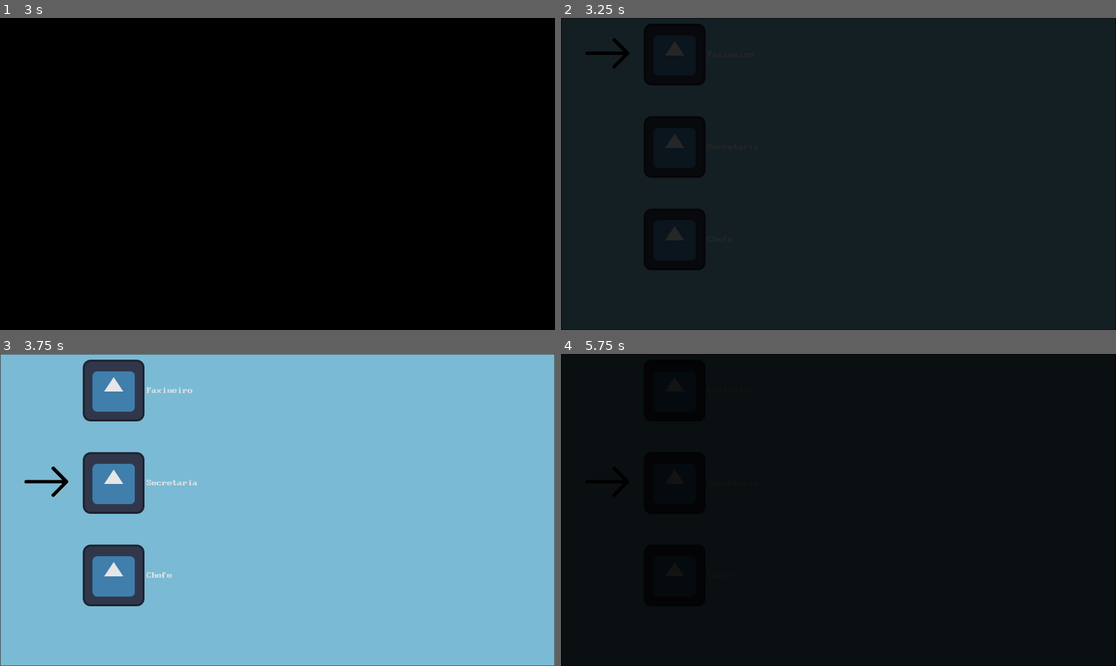
Above: before the commit, frames 1-4 (two rows, left to right).
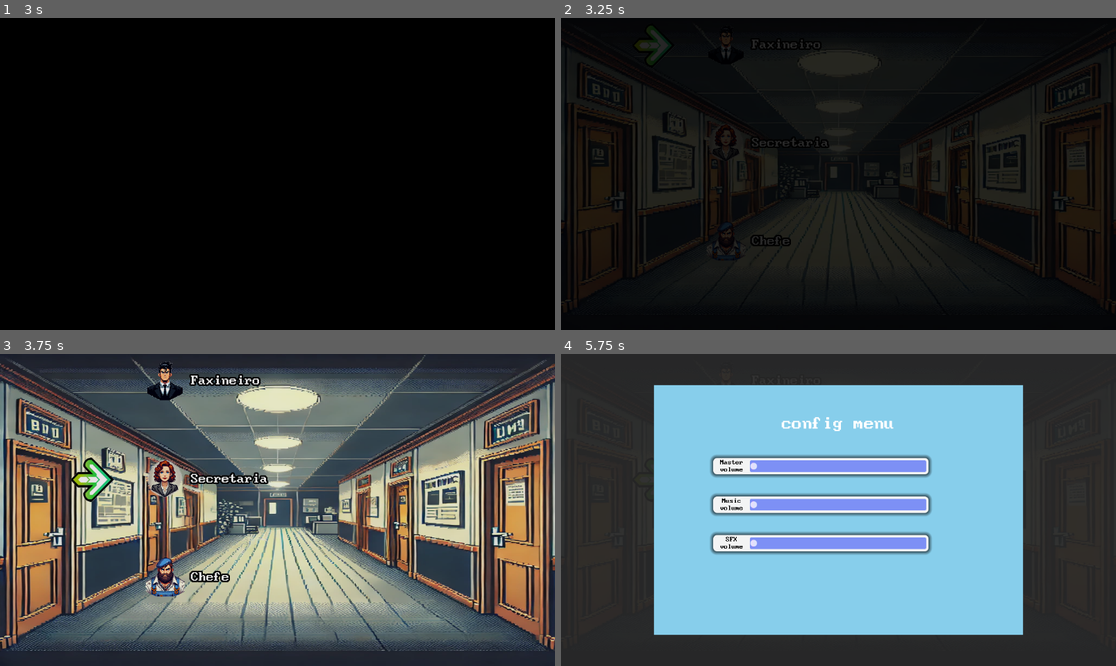
Above: after the commit, the same moments.

Repository: jpedro-doc/OFFICE-REVOLUTION
Game: Godot game, scene res://Scenes/MainMenu/MainMenu.tscn
The game is run twice, just before and just after one commit, with the same random seed, the same clock (stepped at 60 frames per second) and the same inputs. Before the commit the project starts from res://Scenes/MainMenu/menu.tscn. The engine's default icon, where the game draws it, is replaced by a stand-in: a white triangle on a blue panel in a dark square.
Inputs:
- Up to frame 1 (3 s): hold W (up) 0.53-1.28 s; tap Space (Space) at 0.6, 1.35, 2, 2.1, 2.85 s; tap Enter at 1.25 s; hold Down (down) 1.28-2.03 s; hold W (up) from 2.03 s (still down)
- Up to frame 2 (3.25 s): keep holding W (up)
- Up to frame 3 (3.75 s): release W (up) at 3.53 s; hold Down (down) from 3.53 s (still down); tap Space (Space) at 3.6 s
- Up to frame 4 (5.75 s): keep holding Down (down); tap Escape (menu, bound only after the commit) at 4.15 s; tap Space (Space) at 4.35, 5.1 s; tap Enter at 5 s

Frame 1 is identical in both runs. In frame 2, 29% of the frame differs, in the area x 0-100%, y 0-100%; in frame 3, 99%; in frame 4, 100%.

Commit message:
feat:rascunho do menu de config e menu de seleção feito

Diff:
--- a/Globals/Music.tscn
+++ b/Globals/Music.tscn
@@ -4,8 +4,10 @@
 [ext_resource type="Script" uid="uid://q75axsw2sywp" path="res://Globals/music.gd" id="1_sl8yk"]
 
 [node name="Music" type="Node2D"]
+process_mode = 3
 script = ExtResource("1_sl8yk")
 
 [node name="MainMenuMusic" type="AudioStreamPlayer2D" parent="."]
 stream = ExtResource("1_mf6ua")
 autoplay = true
+bus = &"Music"
--- a/Globals/SFX.tscn
+++ b/Globals/SFX.tscn
@@ -7,5 +7,7 @@
 script = ExtResource("1_bx7bu")
 
 [node name="StartSFX" type="AudioStreamPlayer2D" parent="."]
+process_mode = 3
 stream = ExtResource("1_m5n21")
 volume_db = 24.0
+bus = &"SFX"
--- /dev/null
+++ b/Scenes/Audio/AudioComponent.tscn
@@ -0,0 +1,61 @@
+[gd_scene load_steps=5 format=3 uid="uid://2riasjjlf5od"]
+
+[ext_resource type="Script" uid="uid://ds41ov1llk6xj" path="res://Scripts/Audio/h_slider.gd" id="1_3d4md"]
+[ext_resource type="FontFile" uid="uid://ihhihsh5gmhr" path="res://Assets/Fonts/BigBlueTerm437NerdFont-Regular.ttf" id="2_h41og"]
+
+[sub_resource type="StyleBoxFlat" id="StyleBoxFlat_h41og"]
+content_margin_left = 180.0
+content_margin_right = 180.0
+bg_color = Color(0.489573, 0.564344, 0.959153, 1)
+border_width_left = 76
+border_width_top = 5
+border_width_right = 5
+border_width_bottom = 5
+border_color = Color(0.954014, 0.956797, 0.95545, 1)
+corner_radius_top_left = 7
+corner_radius_top_right = 7
+corner_radius_bottom_right = 7
+corner_radius_bottom_left = 7
+expand_margin_left = 80.0
+expand_margin_top = 12.0
+expand_margin_right = 7.0
+expand_margin_bottom = 12.0
+shadow_size = 8
+
+[sub_resource type="StyleBoxFlat" id="StyleBoxFlat_083ha"]
+bg_color = Color(0.663043, 0.477186, 0.987657, 1)
+corner_radius_top_left = 5
+corner_radius_bottom_left = 5
+expand_margin_top = 3.0
+expand_margin_bottom = 3.0
+
+[node name="AudioComponent" type="VBoxContainer"]
+anchors_preset = 15
+anchor_right = 1.0
+anchor_bottom = 1.0
+grow_horizontal = 2
+grow_vertical = 2
+theme_override_constants/separation = 12
+script = ExtResource("1_3d4md")
+bus_name = "Master"
+
+[node name="HSlider" type="HSlider" parent="."]
+layout_mode = 2
+size_flags_horizontal = 4
+theme_override_constants/center_grabber = 1
+theme_override_styles/slider = SubResource("StyleBoxFlat_h41og")
+theme_override_styles/grabber_area = SubResource("StyleBoxFlat_083ha")
+
+[node name="Label" type="Label" parent="HSlider"]
+layout_mode = 0
+offset_left = -75.0
+offset_top = -6.0
+offset_right = -9.0
+offset_bottom = 21.0
+theme_override_colors/font_color = Color(0, 0, 0, 1)
+theme_override_fonts/font = ExtResource("2_h41og")
+theme_override_font_sizes/font_size = 12
+text = "example
+example"
+horizontal_alignment = 1
+autowrap_mode = 2
--- /dev/null
+++ b/Scenes/ConfigMenu/ConfigMenu.tscn
@@ -0,0 +1,73 @@
+[gd_scene load_steps=5 format=3 uid="uid://6rxv4ckeaslc"]
+
+[ext_resource type="Script" uid="uid://hvan4vlp34sh" path="res://Scripts/Audio/menu.gd" id="1_xmp7o"]
+[ext_resource type="Texture2D" uid="uid://bbueryuv7h53d" path="res://Assets/Images/Sky_Blue.png" id="2_xjhav"]
+[ext_resource type="FontFile" uid="uid://ihhihsh5gmhr" path="res://Assets/Fonts/BigBlueTerm437NerdFont-Regular.ttf" id="3_eagcm"]
+[ext_resource type="PackedScene" uid="uid://2riasjjlf5od" path="res://Scenes/Audio/AudioComponent.tscn" id="4_pfc7n"]
+
+[node name="Menu" type="Control"]
+process_mode = 3
+visible = false
+top_level = true
+z_index = 2
+layout_mode = 3
+anchors_preset = 15
+anchor_right = 1.0
+anchor_bottom = 1.0
+grow_horizontal = 2
+grow_vertical = 2
+script = ExtResource("1_xmp7o")
+
+[node name="ColorRect" type="ColorRect" parent="."]
+modulate = Color(0.454902, 0.454902, 0.454902, 0.321569)
+show_behind_parent = true
+layout_mode = 1
+anchors_preset = 15
+anchor_right = 1.0
+anchor_bottom = 1.0
+grow_horizontal = 2
+grow_vertical = 2
+
+[node name="MarginContainer" type="MarginContainer" parent="."]
+layout_mode = 1
+anchors_preset = 15
+anchor_right = 1.0
+anchor_bottom = 1.0
+grow_horizontal = 2
+grow_vertical = 2
+theme_override_constants/margin_left = 192
+theme_override_constants/margin_top = 64
+theme_override_constants/margin_right = 192
+theme_override_constants/margin_bottom = 64
+
+[node name="TextureRect" type="TextureRect" parent="MarginContainer"]
+show_behind_parent = true
+layout_mode = 2
+size_flags_vertical = 3
+texture = ExtResource("2_xjhav")
+expand_mode = 1
+
+[node name="VBoxContainer" type="VBoxContainer" parent="MarginContainer"]
+layout_mode = 2
+theme_override_constants/separation = 64
+
+[node name="Separator" type="Control" parent="MarginContainer/VBoxContainer"]
+layout_mode = 2
+
+[node name="Label" type="Label" parent="MarginContainer/VBoxContainer"]
+layout_mode = 2
+theme_override_fonts/font = ExtResource("3_eagcm")
+theme_override_font_sizes/font_size = 32
+text = "config menu"
+horizontal_alignment = 1
+
+[node name="AuidoComponent" parent="MarginContainer/VBoxContainer" instance=ExtResource("4_pfc7n")]
+layout_mode = 2
+
+[node name="AuidoComponent2" parent="MarginContainer/VBoxContainer" instance=ExtResource("4_pfc7n")]
+layout_mode = 2
+bus_name = "Music"
+
+[node name="AuidoComponent3" parent="MarginContainer/VBoxContainer" instance=ExtResource("4_pfc7n")]
+layout_mode = 2
+bus_name = "SFX"
--- a/Scenes/Game/game.tscn
+++ b/Scenes/Game/game.tscn
@@ -1,9 +1,20 @@
-[gd_scene load_steps=2 format=3 uid="uid://2o4naec7ilhi"]
+[gd_scene load_steps=3 format=3 uid="uid://2o4naec7ilhi"]
 
 [ext_resource type="Texture2D" uid="uid://d3a7e83ckxu3h" path="res://Assets/Images/Imagem do WhatsApp de 2025-03-14 à(s) 11.27.01_0d5adc0c.jpg" id="1_mv0hc"]
+[ext_resource type="Script" uid="uid://c5vxytoklem0h" path="res://Scripts/Transition/transition.gd" id="2_qxfds"]
 
 [node name="Game" type="Node2D"]
 
 [node name="Background" type="Sprite2D" parent="."]
 position = Vector2(640, 364)
 texture = ExtResource("1_mv0hc")
+
+[node name="Transition" type="ColorRect" parent="."]
+anchors_preset = 15
+anchor_right = 1.0
+anchor_bottom = 1.0
+grow_horizontal = 2
+grow_vertical = 2
+color = Color(0, 0, 0, 1)
+script = ExtResource("2_qxfds")
+metadata/_custom_type_script = "uid://c5vxytoklem0h"
--- /dev/null
+++ b/Scenes/MainMenu/MainMenu.tscn
@@ -0,0 +1,91 @@
+[gd_scene load_steps=7 format=3 uid="uid://43yj2w3w6co"]
+
+[ext_resource type="Script" uid="uid://dh8d1qqcq7w2g" path="res://Scripts/MainMenu/menu.gd" id="1_ua038"]
+[ext_resource type="PackedScene" uid="uid://6rxv4ckeaslc" path="res://Scenes/ConfigMenu/ConfigMenu.tscn" id="2_8qovt"]
+[ext_resource type="PackedScene" uid="uid://d04e8jj2qekl6" path="res://Scenes/transition.tscn" id="2_vapy7"]
+[ext_resource type="Texture2D" uid="uid://d3a7e83ckxu3h" path="res://Assets/Images/Imagem do WhatsApp de 2025-03-14 à(s) 11.27.01_0d5adc0c.jpg" id="3_8qovt"]
+[ext_resource type="FontFile" uid="uid://ihhihsh5gmhr" path="res://Assets/Fonts/BigBlueTerm437NerdFont-Regular.ttf" id="4_0hjx5"]
+[ext_resource type="Script" uid="uid://brlpag8tjbjmi" path="res://Scripts/MainMenu/press_space.gd" id="5_fv0xt"]
+
+[node name="MainMenu" type="Control"]
+layout_mode = 3
+anchors_preset = 15
+anchor_right = 1.0
+anchor_bottom = 1.0
+grow_horizontal = 2
+grow_vertical = 2
+script = ExtResource("1_ua038")
+
+[node name="BlackBackground" parent="." instance=ExtResource("2_vapy7")]
+layout_mode = 1
+
+[node name="TextureRect" type="TextureRect" parent="."]
+layout_mode = 1
+anchors_preset = 15
+anchor_right = 1.0
+anchor_bottom = 1.0
+grow_horizontal = 2
+grow_vertical = 2
+texture = ExtResource("3_8qovt")
+expand_mode = 1
+
+[node name="MarginContainer" type="MarginContainer" parent="."]
+layout_mode = 1
+anchors_preset = 15
+anchor_right = 1.0
+anchor_bottom = 1.0
+grow_horizontal = 2
+grow_vertical = 2
+theme_override_constants/margin_left = 12
+theme_override_constants/margin_top = 12
+theme_override_constants/margin_right = 12
+theme_override_constants/margin_bottom = 12
+
+[node name="VBoxContainer" type="VBoxContainer" parent="MarginContainer"]
+layout_mode = 2
+theme_override_constants/separation = 24
+
+[node name="Separator" type="Control" parent="MarginContainer/VBoxContainer"]
+layout_mode = 2
+
+[node name="Label" type="Label" parent="MarginContainer/VBoxContainer"]
+layout_mode = 2
+theme_override_fonts/font = ExtResource("4_0hjx5")
+theme_override_font_sizes/font_size = 32
+text = "OFFICE OFFICE REVOLUTION"
+horizontal_alignment = 1
+
+[node name="HBoxContainer" type="HBoxContainer" parent="MarginContainer"]
+layout_mode = 2
+alignment = 1
+
+[node name="VBoxContainer" type="VBoxContainer" parent="MarginContainer/HBoxContainer"]
+layout_mode = 2
+theme_override_constants/separation = 60
+alignment = 1
+
+[node name="Separator2" type="Control" parent="MarginContainer/HBoxContainer/VBoxContainer"]
+layout_mode = 2
+
+[node name="Separator" type="Control" parent="MarginContainer/HBoxContainer/VBoxContainer"]
+layout_mode = 2
+
+[node name="PressSpace" type="Label" parent="MarginContainer/HBoxContainer/VBoxContainer"]
+layout_mode = 2
+theme_override_fonts/font = ExtResource("4_0hjx5")
+theme_override_font_sizes/font_size = 32
+text = "PRESS SPACE TO BOOGIE"
+horizontal_alignment = 1
+script = ExtResource("5_fv0xt")
+
+[node name="dissapearTimer" type="Timer" parent="MarginContainer/HBoxContainer/VBoxContainer/PressSpace"]
+wait_time = 0.3
+one_shot = true
+autostart = true
+
+[node name="appearTimer" type="Timer" parent="MarginContainer/HBoxContainer/VBoxContainer/PressSpace"]
+wait_time = 0.3
+one_shot = true
+
+[node name="Menu" parent="." instance=ExtResource("2_8qovt")]
+layout_mode = 1
--- a/Scenes/MainMenu/menu.tscn
+++ /dev/null
@@ -1,88 +0,0 @@
-[gd_scene load_steps=6 format=3 uid="uid://43yj2w3w6co"]
-
-[ext_resource type="Script" uid="uid://dh8d1qqcq7w2g" path="res://Scripts/MainMenu/menu.gd" id="1_di8po"]
-[ext_resource type="Texture2D" uid="uid://d3a7e83ckxu3h" path="res://Assets/Images/Imagem do WhatsApp de 2025-03-14 à(s) 11.27.01_0d5adc0c.jpg" id="2_owbyt"]
-[ext_resource type="FontFile" uid="uid://ihhihsh5gmhr" path="res://Assets/Fonts/BigBlueTerm437NerdFont-Regular.ttf" id="3_mrnsd"]
-[ext_resource type="Script" uid="uid://brlpag8tjbjmi" path="res://Scripts/MainMenu/press_space.gd" id="4_7ul4p"]
-[ext_resource type="PackedScene" uid="uid://d04e8jj2qekl6" path="res://Scenes/transition.tscn" id="5_7ul4p"]
-
-[node name="MainMenu" type="Control"]
-layout_mode = 3
-anchors_preset = 15
-anchor_right = 1.0
-anchor_bottom = 1.0
-grow_horizontal = 2
-grow_vertical = 2
-script = ExtResource("1_di8po")
-
-[node name="BlackBackground" parent="." instance=ExtResource("5_7ul4p")]
-modulate = Color(1, 1, 1, 0)
-layout_mode = 1
-
-[node name="TextureRect" type="TextureRect" parent="."]
-layout_mode = 1
-anchors_preset = 15
-anchor_right = 1.0
-anchor_bottom = 1.0
-grow_horizontal = 2
-grow_vertical = 2
-texture = ExtResource("2_owbyt")
-expand_mode = 1
-
-[node name="MarginContainer" type="MarginContainer" parent="."]
-layout_mode = 1
-anchors_preset = 15
-anchor_right = 1.0
-anchor_bottom = 1.0
-grow_horizontal = 2
-grow_vertical = 2
-theme_override_constants/margin_left = 12
-theme_override_constants/margin_top = 12
-theme_override_constants/margin_right = 12
-theme_override_constants/margin_bottom = 12
-
-[node name="VBoxContainer" type="VBoxContainer" parent="MarginContainer"]
-layout_mode = 2
-theme_override_constants/separation = 24
-
-[node name="Separator" type="Control" parent="MarginContainer/VBoxContainer"]
-layout_mode = 2
-
-[node name="Label" type="Label" parent="MarginContainer/VBoxContainer"]
-layout_mode = 2
-theme_override_fonts/font = ExtResource("3_mrnsd")
-theme_override_font_sizes/font_size = 32
-text = "OFFICE OFFICE REVOLUTION"
-horizontal_alignment = 1
-
-[node name="HBoxContainer" type="HBoxContainer" parent="MarginContainer"]
-layout_mode = 2
-alignment = 1
-
-[node name="VBoxContainer" type="VBoxContainer" parent="MarginContainer/HBoxContainer"]
-layout_mode = 2
-theme_override_constants/separation = 60
-alignment = 1
-
-[node name="Separator2" type="Control" parent="MarginContainer/HBoxContainer/VBoxContainer"]
-layout_mode = 2
-
-[node name="Separator" type="Control" parent="MarginContainer/HBoxContainer/VBoxContainer"]
-layout_mode = 2
-
-[node name="PressSpace" type="Label" parent="MarginContainer/HBoxContainer/VBoxContainer"]
-layout_mode = 2
-theme_override_fonts/font = ExtResource("3_mrnsd")
-theme_override_font_sizes/font_size = 32
-text = "PRESS SPACE TO BOOGIE"
-horizontal_alignment = 1
-script = ExtResource("4_7ul4p")
-
-[node name="dissapearTimer" type="Timer" parent="MarginContainer/HBoxContainer/VBoxContainer/PressSpace"]
-wait_time = 0.3
-one_shot = true
-autostart = true
-
-[node name="appearTimer" type="Timer" parent="MarginContainer/HBoxContainer/VBoxContainer/PressSpace"]
-wait_time = 0.3
-one_shot = true
--- a/Scenes/SelectMenu/arrow_select.tscn
+++ b/Scenes/SelectMenu/arrow_select.tscn
@@ -1,11 +1,11 @@
 [gd_scene load_steps=3 format=3 uid="uid://dg2fyibk8a50o"]
 
-[ext_resource type="Texture2D" uid="uid://b7ipiie1r112j" path="res://Assets/Images/download (1).png" id="1_bx0or"]
 [ext_resource type="Script" uid="uid://duf260pjrlpa7" path="res://Scripts/SelectMenu/arrow_select.gd" id="1_pksx0"]
+[ext_resource type="Texture2D" uid="uid://b6xl32mjfkrqn" path="res://Assets/Images/selection_arrow.png" id="2_pksx0"]
 
 [node name="Arrow" type="Node2D"]
 script = ExtResource("1_pksx0")
 
 [node name="TextureRect" type="Sprite2D" parent="."]
-scale = Vector2(0.542222, 0.551111)
-texture = ExtResource("1_bx0or")
+scale = Vector2(0.4, 0.406)
+texture = ExtResource("2_pksx0")
--- a/Scenes/SelectMenu/level_select.tscn
+++ b/Scenes/SelectMenu/level_select.tscn
@@ -13,18 +13,18 @@
 grow_vertical = 2
 script = ExtResource("1_x2teg")
 
-[node name="HBoxContainer" type="HBoxContainer" parent="."]
-layout_mode = 0
-offset_right = 40.0
-offset_bottom = 40.0
-
-[node name="TextureRect" type="TextureRect" parent="HBoxContainer"]
-layout_mode = 2
+[node name="Sprite2D" type="Sprite2D" parent="."]
+position = Vector2(42, 42)
+scale = Vector2(0.0810547, 0.0830078)
 texture = ExtResource("1_ko5ld")
 
-[node name="Label" type="Label" parent="HBoxContainer"]
-layout_mode = 2
+[node name="Label" type="Label" parent="."]
+layout_mode = 0
+offset_left = 96.0
+offset_top = 31.0
+offset_right = 154.0
+offset_bottom = 54.0
+theme_override_constants/outline_size = 12
 theme_override_fonts/font = ExtResource("2_elam0")
-text = "Inimigo"
-
-[node name="Sprite2D" type="Sprite2D" parent="HBoxContainer"]
+theme_override_font_sizes/font_size = 24
+text = "enemie"
--- a/Scenes/SelectMenu/select_menu.tscn
+++ b/Scenes/SelectMenu/select_menu.tscn
@@ -1,10 +1,10 @@
 [gd_scene load_steps=6 format=3 uid="uid://bhjibl7majopc"]
 
-[ext_resource type="Script" uid="uid://bxhca2m7wplyj" path="res://Scripts/SelectMenu/select_menu.gd" id="1_2ygeb"]
-[ext_resource type="Texture2D" uid="uid://bbueryuv7h53d" path="res://Assets/Images/Sky_Blue.png" id="1_rjovs"]
+[ext_resource type="Texture2D" uid="uid://d2o41blt2qpip" path="res://Assets/Images/Fundo.webp" id="2_76ppw"]
 [ext_resource type="PackedScene" uid="uid://bb4vdg3rw7wir" path="res://Scenes/SelectMenu/level_select.tscn" id="2_g86n7"]
 [ext_resource type="PackedScene" uid="uid://dg2fyibk8a50o" path="res://Scenes/SelectMenu/arrow_select.tscn" id="2_occwr"]
 [ext_resource type="PackedScene" uid="uid://d04e8jj2qekl6" path="res://Scenes/transition.tscn" id="4_y1mqp"]
+[ext_resource type="PackedScene" uid="uid://6rxv4ckeaslc" path="res://Scenes/ConfigMenu/ConfigMenu.tscn" id="6_76ppw"]
 
 [node name="SelectMenu" type="Control"]
 layout_mode = 3
@@ -13,10 +13,6 @@
 anchor_bottom = 1.0
 grow_horizontal = 2
 grow_vertical = 2
-script = ExtResource("1_2ygeb")
-
-[node name="BlackBackground" parent="." instance=ExtResource("4_y1mqp")]
-layout_mode = 1
 
 [node name="TextureRect" type="TextureRect" parent="."]
 layout_mode = 1
@@ -25,7 +21,7 @@
 anchor_bottom = 1.0
 grow_horizontal = 2
 grow_vertical = 2
-texture = ExtResource("1_rjovs")
+texture = ExtResource("2_76ppw")
 expand_mode = 1
 
 [node name="MarginContainer" type="MarginContainer" parent="."]
@@ -42,36 +38,49 @@
 
 [node name="HBoxContainer" type="HBoxContainer" parent="MarginContainer"]
 layout_mode = 2
-theme_override_constants/separation = 80
+theme_override_constants/separation = 96
+
+[node name="separator1" type="Control" parent="MarginContainer/HBoxContainer"]
+layout_mode = 2
 
 [node name="VBoxContainer2" type="VBoxContainer" parent="MarginContainer/HBoxContainer"]
 layout_mode = 2
 theme_override_constants/separation = 192
 
 [node name="Arrow" parent="MarginContainer/HBoxContainer/VBoxContainer2" instance=ExtResource("2_occwr")]
-position = Vector2(84, 61)
+position = Vector2(84, 45)
 
-[node name="separator" type="Control" parent="MarginContainer/HBoxContainer"]
+[node name="separator4" type="Control" parent="MarginContainer/HBoxContainer"]
 layout_mode = 2
 
 [node name="EnemysContainer" type="VBoxContainer" parent="MarginContainer/HBoxContainer"]
 layout_mode = 2
-theme_override_constants/separation = 192
+theme_override_constants/separation = 204
 
 [node name="LevelSelect" parent="MarginContainer/HBoxContainer/EnemysContainer" instance=ExtResource("2_g86n7")]
 layout_mode = 2
 enemy_name = "Faxineiro"
 enemy_scene = "res://Scenes/Game/game.tscn"
+enemy_sprite = "res://Assets/Images/Enemies/Chefe.png"
 
 [node name="LevelSelect2" parent="MarginContainer/HBoxContainer/EnemysContainer" instance=ExtResource("2_g86n7")]
 layout_mode = 2
 enemy_name = "Secretaria"
 enemy_scene = "res://Scenes/Game/game.tscn"
+enemy_sprite = "res://Assets/Images/Enemies/Secretaria.png"
 
 [node name="LevelSelect3" parent="MarginContainer/HBoxContainer/EnemysContainer" instance=ExtResource("2_g86n7")]
 layout_mode = 2
 enemy_name = "Chefe"
 enemy_scene = "res://Scenes/Game/game.tscn"
+enemy_sprite = "res://Assets/Images/Enemies/Zelador.png"
 
 [node name="separator2" type="Control" parent="MarginContainer/HBoxContainer"]
 layout_mode = 2
+
+[node name="Menu" parent="." instance=ExtResource("6_76ppw")]
+layout_mode = 1
+
+[node name="BlackBackground" parent="." instance=ExtResource("4_y1mqp")]
+modulate = Color(0, 0, 0, 0)
+layout_mode = 1
--- a/Scenes/transition.tscn
+++ b/Scenes/transition.tscn
@@ -3,6 +3,8 @@
 [ext_resource type="Script" uid="uid://c5vxytoklem0h" path="res://Scripts/Transition/transition.gd" id="1_jnsx0"]
 
 [node name="BlackBackground" type="ColorRect"]
+process_mode = 3
+modulate = Color(1, 1, 1, 0)
 top_level = true
 anchors_preset = 15
 anchor_right = 1.0
--- /dev/null
+++ b/Scripts/Audio/h_slider.gd
@@ -0,0 +1,22 @@
+extends VBoxContainer
+
+
+@export var bus_name: String
+@onready var h_slider: HSlider = $HSlider
+
+var bus_index: int
+
+func _ready() -> void:
+	bus_index = AudioServer.get_bus_index(bus_name)
+	$HSlider.value_changed.connect(_on_value_changed)
+
+	h_slider.value = db_to_linear(
+		AudioServer.get_bus_volume_db(bus_index)
+	)
+	$HSlider/Label.text = bus_name + " volume"
+
+func _on_value_changed(value: float) -> void:
+	AudioServer.set_bus_volume_db(
+		bus_index,
+		linear_to_db(value)
+	)
--- /dev/null
+++ b/Scripts/Audio/menu.gd
@@ -0,0 +1,6 @@
+extends Control
+
+func _process(delta: float) -> void:
+	if Input.is_action_just_pressed("menu"):
+		get_tree().paused = not get_tree().paused
+		visible = not visible
--- a/Scripts/MainMenu/menu.gd
+++ b/Scripts/MainMenu/menu.gd
@@ -1,5 +1,6 @@
 extends Control
 @onready var black_background: ColorRect = $BlackBackground
+
 
 var press_space: Node = null
 var value: float = 0.0
--- a/Scripts/SelectMenu/arrow_select.gd
+++ b/Scripts/SelectMenu/arrow_select.gd
@@ -8,6 +8,8 @@
 
 @onready var enemys_container: VBoxContainer = $"../../EnemysContainer"
 @onready var black_background: ColorRect = $"../../../../BlackBackground"
+
+
 
 
 
@@ -29,5 +31,7 @@
 		global_position.y -= move_distance
 
 	if Input.is_action_just_pressed("Space"):
+		space_pressed = true
+		Sfx.start_sfx.play()
 		var enemy = enemys_container.get_child(current_limit)
 		black_background.fade_in(enemy.enemy_scene)
--- a/Scripts/SelectMenu/level_select.gd
+++ b/Scripts/SelectMenu/level_select.gd
@@ -1,7 +1,9 @@
 extends Control
 
-@export var enemy_name: String = ""
+@export var enemy_name: String
 @export var enemy_scene:String
+@export var enemy_sprite:String
 
 func _ready() -> void:
-	$HBoxContainer/Label.text = enemy_name
+	$Label.text = enemy_name
+	$Sprite2D.texture = load(enemy_sprite)
--- a/Scripts/SelectMenu/select_menu.gd
+++ b/Scripts/SelectMenu/select_menu.gd
@@ -1,6 +1 @@
 extends Control
-
-@onready var black_background: ColorRect = $BlackBackground
-
-func _ready() -> void:
-	$BlackBackground.visible = true
--- a/Scripts/Transition/transition.gd
+++ b/Scripts/Transition/transition.gd
@@ -3,6 +3,11 @@
 var value: float = 0
 
 func _ready() -> void:
+	set_anchors_preset(Control.PRESET_FULL_RECT)
+	modulate.r = 0
+	modulate.g = 0
+	modulate.b = 0
+	visible = true
 	fade_out()
 
 func _process(delta: float) -> void:
--- /dev/null
+++ b/default_bus_layout.tres
@@ -0,0 +1,15 @@
+[gd_resource type="AudioBusLayout" format=3 uid="uid://dd5hloxxv8ayo"]
+
+[resource]
+bus/1/name = &"Music"
+bus/1/solo = false
+bus/1/mute = false
+bus/1/bypass_fx = false
+bus/1/volume_db = 0.0
+bus/1/send = &"Master"
+bus/2/name = &"SFX"
+bus/2/solo = false
+bus/2/mute = false
+bus/2/bypass_fx = false
+bus/2/volume_db = 0.0
+bus/2/send = &"Master"
--- a/project.godot
+++ b/project.godot
@@ -41,3 +41,8 @@
 , Object(InputEventKey,"resource_local_to_scene":false,"resource_name":"","device":-1,"window_id":0,"alt_pressed":false …(186 unchanged characters)…
 ]
 }
+menu={
+"deadzone": 0.2,
+"events": [Object(InputEventKey,"resource_local_to_scene":false,"resource_name":"","device":-1,"window_id":0,"alt_pressed":false,"shift_pressed":false,"ctrl_pressed":false,"meta_pressed":false,"pressed":false,"keycode":0,"physical_keycode":4194305,"key_label":0,"unicode":0,"location":0,"echo":false,"script":null)
+]
+}
Binary file added: Assets/Images/Enemies/Chefe.png
Not shown, added: Assets/Images/Enemies/Chefe.png.import
Binary file added: Assets/Images/Enemies/Secretaria.png
Not shown, added: Assets/Images/Enemies/Secretaria.png.import
Binary file added: Assets/Images/Enemies/Zelador.png
Not shown, added: Assets/Images/Enemies/Zelador.png.import
Binary file added: Assets/Images/Fundo.webp
Not shown, added: Assets/Images/Fundo.webp.import
Binary file added: Assets/Images/download.jpeg
Not shown, added: Assets/Images/download.jpeg.import
Binary file added: Assets/Images/selection_arrow.png
Not shown, added: Assets/Images/selection_arrow.png.import
(and 4 more such lines)
